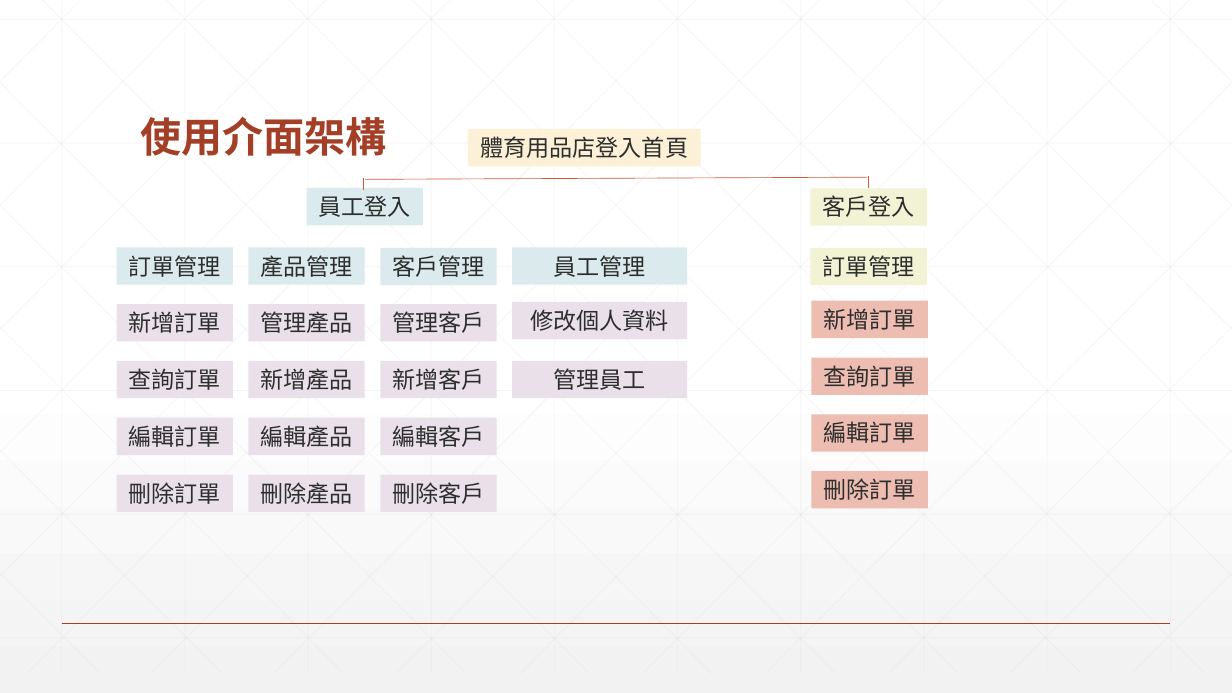
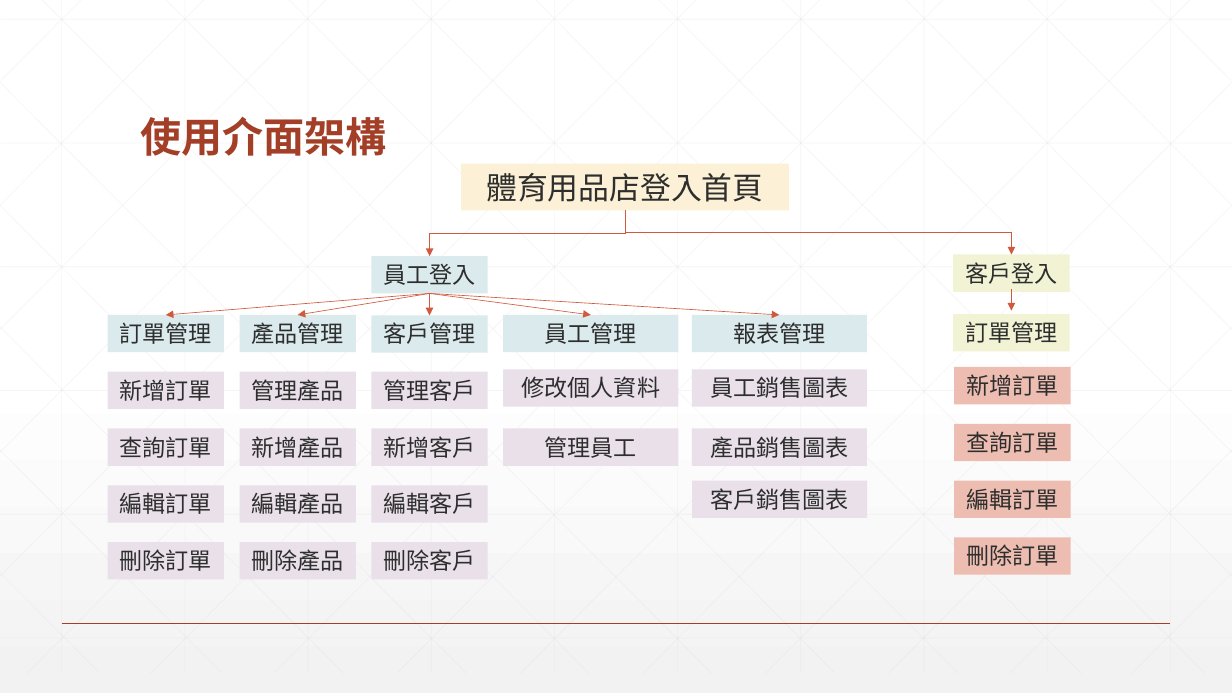
Before and after one commit to guyverfax/SportProject, a slide deck: slide 18 of 作業5-體育用品店訂單和庫存管理系統.pptx (slide 7 before the commit). Drawn at 1232x693 pixels with LibreOffice and Linux fonts; fonts in the diff are those of the drawing. Boxes give left, top, right and bottom in pixels: in the first picture for what was removed or moved away, otherwise in the second. Text is boxed around its words. In the diff, an @@ line names an element or a change of style, - is before the commit and + after.

```diff
--- a/作業5-體育用品店訂單和庫存管理系統.pptx
+++ b/作業5-體育用品店訂單和庫存管理系統.pptx
@@ line removed from (363, 178) to (363, 190) @@
@@ rectangle "體育用品店登入首頁" resized from (x1=468, y1=129, x2=701, y2=166) to (x1=461, y1=164, x2=789, y2=210) @@
@@ rectangle "體育用品店登入首頁" at (x1=461, y1=164, x2=789, y2=210): size 18 to 24 pt @@
@@ line removed from (869, 177) to (869, 189) @@
@@ elbow arrow added from (625, 211) to (430, 256), #D15A3E 0.5 pt @@
@@ elbow arrow added from (625, 211) to (1012, 254), #D15A3E 0.5 pt @@
@@ rectangle "員工登入" moved from (x1=307, y1=188, x2=423, y2=225) to (x1=372, y1=256, x2=488, y2=293) @@
@@ arrow added from (430, 294) to (165, 315), #D15A3E 0.5 pt @@
@@ arrow added from (430, 294) to (298, 315), #D15A3E 0.5 pt @@
@@ line moved from (869, 177) - (365, 179) to (430, 294) - (779, 315) @@
@@ line (430, 294) - (779, 315): line to arrow @@
@@ arrow added from (430, 294) to (430, 315), #D15A3E 0.5 pt @@
@@ arrow added from (430, 294) to (591, 315), #D15A3E 0.5 pt @@
@@ arrow added from (1012, 288) to (1012, 311), #D15A3E 0.5 pt @@
@@ rectangle added at (x1=692, y1=315, x2=868, y2=352), fill #DBEAED, 18 pt, text #2D2E2D @@
+報表管理
@@ 6 rectangles moved together from (x1=811, y1=189, x2=928, y2=508) to (x1=954, y1=254, x2=1071, y2=575) @@
@@ rectangle added at (x1=692, y1=370, x2=868, y2=407), fill #E9E0EA, 18 pt, text #2D2E2D @@
+員工銷售圖表
@@ rectangle added at (x1=692, y1=429, x2=868, y2=466), fill #E9E0EA, 18 pt, text #2D2E2D @@
+產品銷售圖表
@@ 7 rectangles moved together from (x1=116, y1=248, x2=688, y2=455) to (x1=108, y1=315, x2=679, y2=522) @@
@@ rectangle added at (x1=692, y1=481, x2=868, y2=518), fill #E9E0EA, 18 pt, text #2D2E2D @@
+客戶銷售圖表
@@ 11 rectangles moved together from (x1=116, y1=302, x2=688, y2=512) to (x1=108, y1=370, x2=679, y2=579) @@
```
Also in this commit, not shown: 9 other slides changed, 27 slides added, 2 slides removed.
